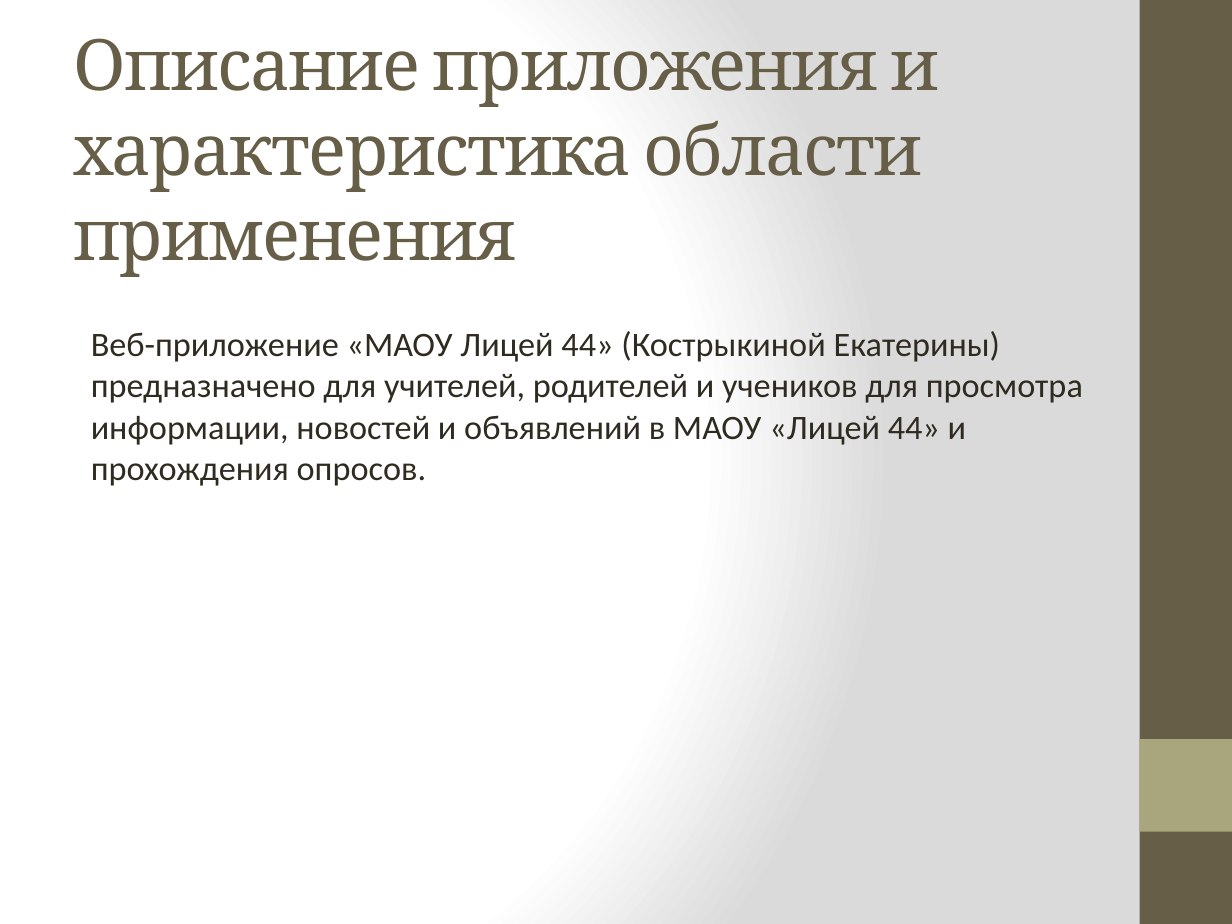
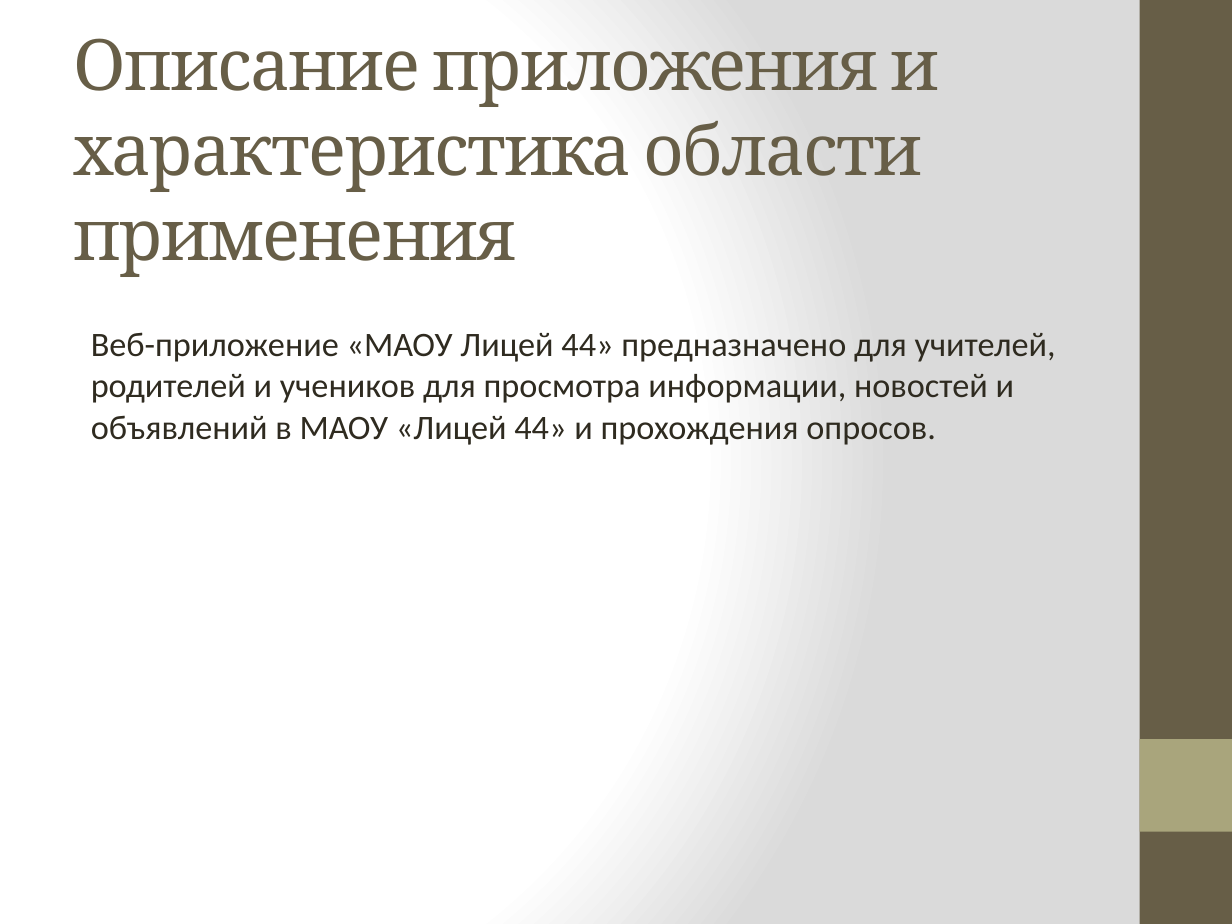
Before and after one commit to Rina232/WEB_project, a slide deck: slide 2 of Веб-приложение.pptx. Drawn at 1232x924 pixels with LibreOffice and Linux fonts; fonts in the diff are those of the drawing. Boxes give left, top, right and bottom in pixels: in the first picture for what was removed or moved away, otherwise in the second. Text is boxed around its words. In the diff, an @@ line names an element or a change of style, - is before the commit and + after.

```diff
--- a/Веб-приложение.pptx
+++ b/Веб-приложение.pptx
@@ text at (x1=91, y1=332, x2=1056, y2=445): text changed @@
-Веб-приложение «МАОУ Лицей 44» (Кострыкиной Екатерины) предназначено для учителей, родителей и учеников для просмотра информации, новостей и объявлений в МАОУ «Лицей 44» и прохождения опросов.
+Веб-приложение «МАОУ Лицей 44» предназначено для учителей, родителей и учеников для просмотра информации, новостей и объявлений в МАОУ «Лицей 44» и прохождения опросов.
```
Also in this commit, not shown: 1 other slide changed, 5 other files.
